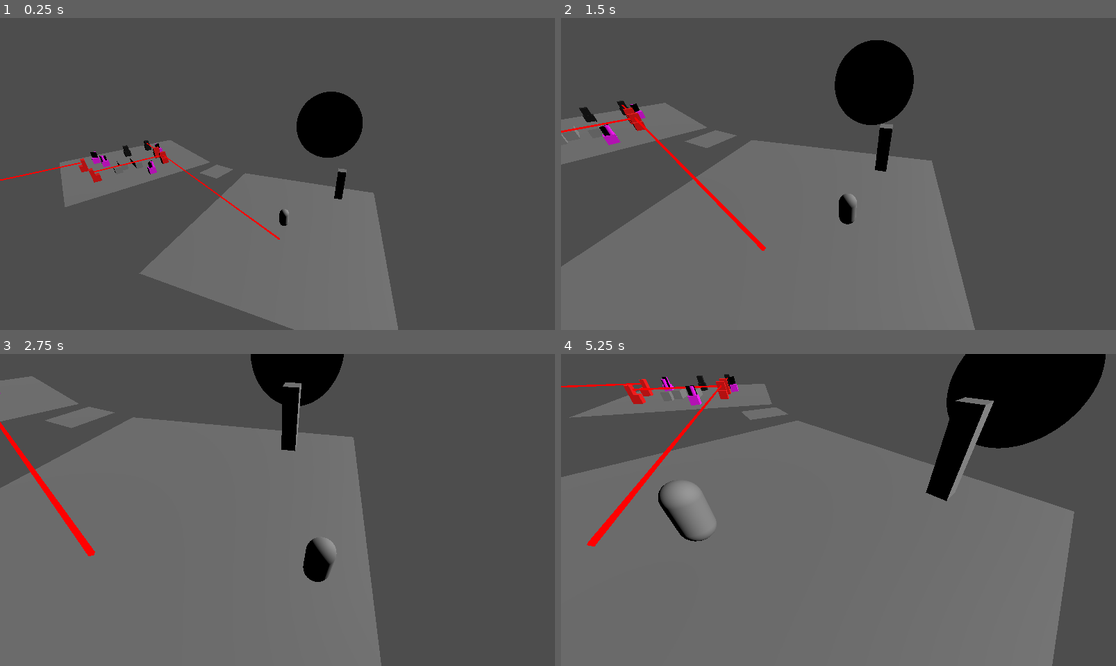
Above: before the commit, frames 1-4 (two rows, left to right).
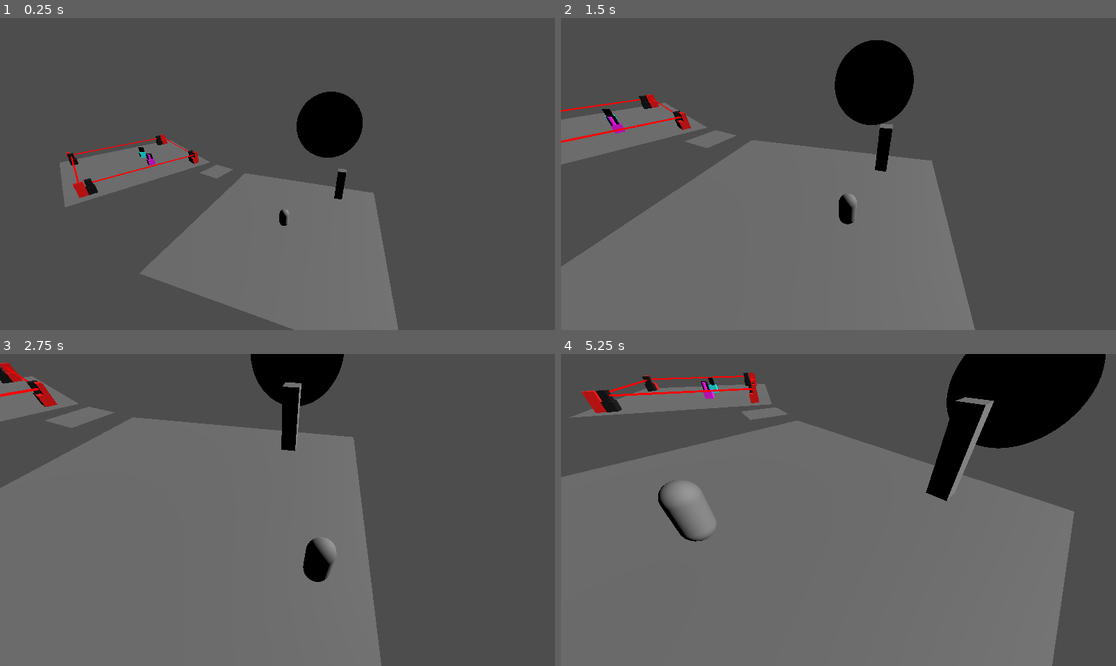
Above: after the commit, the same moments.

Repository: GreggSchaffter/gwj69project
Game: Godot game, scene res://scenes/game_world.tscn
Same seed, same stepped clock (60 frames per second), same inputs: the game is played once before the commit and once after it.
Inputs:
- Up to frame 1 (0.25 s): no input
- Up to frame 2 (1.5 s): hold D (right) 0.53-1.28 s; hold E (interact) 0.53-1.28 s; tap Space (jump) at 0.77 s; hold S (down) from 1.28 s (still down); tap E (interact) at 1.35 s
- Up to frame 3 (2.75 s): tap Space (jump) at 1.52 s; release S (down) at 2.03 s; hold D (right) from 2.03 s (still down); hold E (interact) from 2.03 s (still down)
- Up to frame 4 (5.25 s): release D (right) at 2.78 s; release E (interact) at 2.78 s; hold W (up) 2.78-3.53 s; tap E (interact) at 2.85, 4.35 s; tap Space (jump) at 3.02, 3.77, 4.52 s; hold E (interact) 3.53-4.28 s; hold A (left) 3.53-5.03 s; hold S (down) from 5.03 s (still down); hold E (interact) from 5.03 s (still down)

The runs differ from the first frame. In frame 1, 1.2% of the frame differs, in the area x 0-51%, y 37-72%; in frame 2, 1.4%; in frame 3, 1.0%; in frame 4, 2.1%, in the area x 0-36%, y 6-62%.

Commit message:
Tried (and failed) to make a double sided mirror

Diff:
--- a/puzzles/laser puzzle/Mirror.gd
+++ b/puzzles/laser puzzle/Mirror.gd
@@ -15,9 +15,15 @@
 		deactivate(plus_z)
 	if time_since_minus_x > 0:
 		deactivate(minus_x)
+	if time_since_plus_x > 0:
+		deactivate(plus_x)
+	if time_since_minus_z > 0:
+		deactivate(minus_z)
 
 	time_since_plus_z += 1
 	time_since_minus_x += 1
+	time_since_plus_x += 1
+	time_since_minus_z += 1
 
 func reflect(laser_rot):
 	var from_rot = laser_rot - get_parent().global_rotation
@@ -30,6 +36,12 @@
 	elif test(deg, -270):
 		activate(minus_x)
 		time_since_minus_x = 0
+	if test(deg, 0):
+		activate(plus_x)
+		time_since_plus_x = 0
+	elif test(deg, 360):
+		activate(minus_z)
+		time_since_minus_z = 0
 
 func test(deg, test):
 	var a = deg == test
--- a/puzzles/laser puzzle/MovableBlock.gd
+++ b/puzzles/laser puzzle/MovableBlock.gd
@@ -19,9 +19,6 @@
 	force_grid()
 
 func _process(_delta):
-	if moving:
-		return
-
 	if has_player(plus_x):
 		move(Vector3.RIGHT)
 	elif has_player(minus_x):
@@ -32,6 +29,9 @@
 		move(Vector3.BACK)
 
 func move(dir):
+	if moving:
+		return
+
 	# Use a shapecast in order to make sure that the box is not moving into another box
 	box_cast.target_position = dir * STEP_SIZE
 	box_cast.force_shapecast_update()
--- a/puzzles/laser puzzle/laser_room.tscn
+++ b/puzzles/laser puzzle/laser_room.tscn
@@ -1,7 +1,7 @@
 [gd_scene load_steps=9 format=3 uid="uid://dyljlrb6vn1yy"]
 
 [ext_resource type="Script" path="res://scripts/CameraActivator.gd" id="1_1x0yd"]
-[ext_resource type="PackedScene" uid="uid://byj1h01xr5t52" path="res://puzzles/laser puzzle/movable_block.tscn" id="2_5gi8q"]
+[ext_resource type="PackedScene" uid="uid://cqn50q2w5e3dg" path="res://puzzles/laser puzzle/objects/two_sided_mirror.tscn" id="2_t8dlx"]
 [ext_resource type="PackedScene" uid="uid://1ciovxvkhwjq" path="res://puzzles/laser puzzle/objects/laser_emitter.tscn" id="3_q0jic"]
 [ext_resource type="PackedScene" uid="uid://b2alcsctijseq" path="res://puzzles/laser puzzle/objects/laser_blocker.tscn" id="4_yb0pg"]
 [ext_resource type="PackedScene" uid="uid://d0xv1ar0230t7" path="res://puzzles/laser puzzle/objects/basic_mirror.tscn" id="5_kun1h"]
@@ -39,57 +39,34 @@
 
 [node name="Blocks" type="Node3D" parent="."]
 
-[node name="MovableBlock2" parent="Blocks" instance=ExtResource("2_5gi8q")]
-transform = Transform3D(1, 0, 0, 0, 1, 0, 0, 0, 1, -2, 0, 0)
-
-[node name="MovableBlock" parent="Blocks" instance=ExtResource("2_5gi8q")]
-
-[node name="MovableBlock3" parent="Blocks" instance=ExtResource("2_5gi8q")]
-transform = Transform3D(1, 0, 0, 0, 1, 0, 0, 0, 1, -2, 0, 1)
-
-[node name="MovableBlock4" parent="Blocks" instance=ExtResource("2_5gi8q")]
-transform = Transform3D(1, 0, 0, 0, 1, 0, 0, 0, 1, 0, 0, 1)
-
-[node name="MovableBlock5" parent="Blocks" instance=ExtResource("2_5gi8q")]
-transform = Transform3D(1, 0, 0, 0, 1, 0, 0, 0, 1, -2, 0, 2)
-
-[node name="MovableBlock6" parent="Blocks" instance=ExtResource("2_5gi8q")]
-transform = Transform3D(1, 0, 0, 0, 1, 0, 0, 0, 1, 0, 0, 2)
-
-[node name="MovableBlock7" parent="Blocks" instance=ExtResource("2_5gi8q")]
-transform = Transform3D(1, 0, 0, 0, 1, 0, 0, 0, 1, -3, 0, 3)
-
-[node name="MovableBlock8" parent="Blocks" instance=ExtResource("2_5gi8q")]
-transform = Transform3D(1, 0, 0, 0, 1, 0, 0, 0, 1, 0, 0, 3)
+[node name="TwoSidedMirror" parent="Blocks" instance=ExtResource("2_t8dlx")]
+transform = Transform3D(1, 0, 0, 0, 1, 0, 0, 0, 1, 2, 0, -2)
 
 [node name="LaserEmitter" parent="Blocks" instance=ExtResource("3_q0jic")]
-transform = Transform3D(1, 0, 0, 0, 1, 0, 0, 0, 1, 4, 0, 4)
+transform = Transform3D(1, 0, 0, 0, 1, 0, 0, 0, 1, 8, 0, -8)
 
 [node name="LaserEmitter2" parent="Blocks" instance=ExtResource("3_q0jic")]
-transform = Transform3D(-4.37114e-08, 0, -1, 0, 1, 0, 1, 0, -4.37114e-08, -7, 0, -2)
+transform = Transform3D(-4.37114e-08, 0, 1, 0, 1, 0, -1, 0, -4.37114e-08, -8, 0, -8)
+
+[node name="LaserEmitter3" parent="Blocks" instance=ExtResource("3_q0jic")]
+transform = Transform3D(-1, 0, -8.74228e-08, 0, 1, 0, 8.74228e-08, 0, -1, -8, 0, 8)
+
+[node name="LaserEmitter4" parent="Blocks" instance=ExtResource("3_q0jic")]
+transform = Transform3D(1.31134e-07, 0, -1, 0, 1, 0, 1, 0, 1.31134e-07, 8, 0, 8)
 
 [node name="LaserBlocker" parent="Blocks" instance=ExtResource("4_yb0pg")]
-transform = Transform3D(1, 0, 0, 0, 1, 0, 0, 0, 1, 4, 0, -6)
+transform = Transform3D(1, 0, 0, 0, 1, 0, 0, 0, 1, -7, 0, 8)
 
 [node name="LaserBlocker2" parent="Blocks" instance=ExtResource("4_yb0pg")]
-transform = Transform3D(1, 0, 0, 0, 1, 0, 0, 0, 1, 0, 0, -5)
+transform = Transform3D(1, 0, 0, 0, 1, 0, 0, 0, 1, -8, 0, -7)
+
+[node name="LaserBlocker3" parent="Blocks" instance=ExtResource("4_yb0pg")]
+transform = Transform3D(1, 0, 0, 0, 1, 0, 0, 0, 1, 7, 0, -8)
+
+[node name="LaserBlocker4" parent="Blocks" instance=ExtResource("4_yb0pg")]
+transform = Transform3D(1, 0, 0, 0, 1, 0, 0, 0, 1, 8, 0, 7)
 
 [node name="BasicMirror" parent="Blocks" instance=ExtResource("5_kun1h")]
-transform = Transform3D(1, 0, 0, 0, 1, 0, 0, 0, 1, -5, 0, -5)
-
-[node name="BasicMirror2" parent="Blocks" instance=ExtResource("5_kun1h")]
-transform = Transform3D(-4.37114e-08, 0, 1, 0, 1, 0, -1, 0, -4.37114e-08, 5, 0, -2)
-
-[node name="LaserEmitter3" parent="Blocks" instance=ExtResource("3_q0jic")]
-transform = Transform3D(-1, 0, 8.74228e-08, 0, 1, 0, -8.74228e-08, 0, -1, 4, 0, 0)
-
-[node name="LaserEmitter4" parent="Blocks" instance=ExtResource("3_q0jic")]
-transform = Transform3D(-4.37114e-08, 0, 1, 0, 1, 0, -1, 0, -4.37114e-08, -6, 0, 4)
-
-[node name="BasicMirror3" parent="Blocks" instance=ExtResource("5_kun1h")]
-transform = Transform3D(-1, 0, -8.74228e-08, 0, 1, 0, 8.74228e-08, 0, -1, -4, 0, -2)
-
-[node name="BasicMirror4" parent="Blocks" instance=ExtResource("5_kun1h")]
-transform = Transform3D(-4.37114e-08, 0, -1, 0, 1, 0, 1, 0, -4.37114e-08, 1, 0, 7)
+transform = Transform3D(-1, 0, 8.74228e-08, 0, 1, 0, -8.74228e-08, 0, -1, 2, 0, 3)
 
 [connection signal="body_entered" from="CameraActivator" to="CameraActivator" method="_on_body_entered"]
--- /dev/null
+++ b/puzzles/laser puzzle/mirror.tscn
@@ -0,0 +1,6 @@
+[gd_scene load_steps=2 format=3 uid="uid://bwhff16qho8wq"]
+
+[ext_resource type="Script" path="res://puzzles/laser puzzle/Mirror.gd" id="1_ajnop"]
+
+[node name="Mirror" type="Node"]
+script = ExtResource("1_ajnop")
--- a/puzzles/laser puzzle/objects/basic_mirror.tscn
+++ b/puzzles/laser puzzle/objects/basic_mirror.tscn
@@ -1,7 +1,7 @@
 [gd_scene load_steps=12 format=3 uid="uid://d0xv1ar0230t7"]
 
 [ext_resource type="PackedScene" uid="uid://byj1h01xr5t52" path="res://puzzles/laser puzzle/movable_block.tscn" id="1_luhfd"]
-[ext_resource type="Script" path="res://puzzles/laser puzzle/Mirror.gd" id="2_or7nr"]
+[ext_resource type="PackedScene" uid="uid://bwhff16qho8wq" path="res://puzzles/laser puzzle/mirror.tscn" id="2_mq1g7"]
 [ext_resource type="PackedScene" uid="uid://qihhrt4cuecd" path="res://puzzles/laser puzzle/laser.tscn" id="3_31563"]
 
 [sub_resource type="StandardMaterial3D" id="StandardMaterial3D_poqab"]
@@ -41,8 +41,7 @@
 [node name="MeshInstance3D" parent="MovableBlock/AnimatableBody3D" index="0"]
 mesh = SubResource("BoxMesh_4bh7v")
 
-[node name="Mirror" type="Node" parent="MovableBlock/AnimatableBody3D" index="7" node_paths=PackedStringArray("plus_z", "minus_x")]
-script = ExtResource("2_or7nr")
+[node name="Mirror" parent="MovableBlock/AnimatableBody3D" index="7" node_paths=PackedStringArray("plus_z", "minus_x") instance=ExtResource("2_mq1g7")]
 plus_z = [NodePath("../Laser2")]
 minus_x = [NodePath("../Laser")]
 
--- /dev/null
+++ b/puzzles/laser puzzle/objects/two_sided_mirror.tscn
@@ -0,0 +1,65 @@
+[gd_scene load_steps=9 format=3 uid="uid://cqn50q2w5e3dg"]
+
+[ext_resource type="PackedScene" uid="uid://byj1h01xr5t52" path="res://puzzles/laser puzzle/movable_block.tscn" id="1_6b1kk"]
+[ext_resource type="PackedScene" uid="uid://qihhrt4cuecd" path="res://puzzles/laser puzzle/laser.tscn" id="2_gn7ql"]
+[ext_resource type="PackedScene" uid="uid://bwhff16qho8wq" path="res://puzzles/laser puzzle/mirror.tscn" id="2_nocgm"]
+
+[sub_resource type="StandardMaterial3D" id="StandardMaterial3D_10ibc"]
+albedo_color = Color(0, 1, 1, 1)
+
+[sub_resource type="BoxMesh" id="BoxMesh_i5hp4"]
+material = SubResource("StandardMaterial3D_10ibc")
+
+[sub_resource type="StandardMaterial3D" id="StandardMaterial3D_d8lq0"]
+metallic = 1.0
+roughness = 0.0
+
+[sub_resource type="BoxMesh" id="BoxMesh_yp3kv"]
+material = SubResource("StandardMaterial3D_d8lq0")
+size = Vector3(1, 1, 0)
+
+[sub_resource type="BoxShape3D" id="BoxShape3D_oiwd8"]
+size = Vector3(1, 1, 0)
+
+[node name="TwoSidedMirror" type="Node3D"]
+
+[node name="MovableBlock" parent="." instance=ExtResource("1_6b1kk")]
+
+[node name="MeshInstance3D" parent="MovableBlock/AnimatableBody3D" index="0"]
+mesh = SubResource("BoxMesh_i5hp4")
+
+[node name="MeshInstance3D2" type="MeshInstance3D" parent="MovableBlock/AnimatableBody3D" index="7"]
+transform = Transform3D(0.707107, 0, -0.707107, 0, 1, 0, 0.707107, 0, 0.707107, 0, 1.5, 0)
+mesh = SubResource("BoxMesh_yp3kv")
+
+[node name="Collision" type="CollisionShape3D" parent="MovableBlock/AnimatableBody3D" index="8"]
+transform = Transform3D(0.707107, 0, -0.707107, 0, 1, 0, 0.707107, 0, 0.707107, 0, 1.5, 0)
+shape = SubResource("BoxShape3D_oiwd8")
+
+[node name="Mirror" parent="MovableBlock/AnimatableBody3D" index="9" node_paths=PackedStringArray("plus_x", "plus_z", "minus_x", "minus_z") instance=ExtResource("2_nocgm")]
+plus_x = [NodePath("../Laser3")]
+plus_z = [NodePath("../Laser2")]
+minus_x = [NodePath("../Laser")]
+minus_z = [NodePath("../Laser4")]
+
+[node name="Laser" parent="MovableBlock/AnimatableBody3D" index="10" node_paths=PackedStringArray("body") instance=ExtResource("2_gn7ql")]
+transform = Transform3D(1, 0, 0, 0, 1, 0, 0, 0, 1, 0, 1.5, 0)
+visible = false
+body = NodePath("..")
+
+[node name="Laser2" parent="MovableBlock/AnimatableBody3D" index="11" node_paths=PackedStringArray("body") instance=ExtResource("2_gn7ql")]
+transform = Transform3D(-4.37114e-08, 0, -1, 0, 1, 0, 1, 0, -4.37114e-08, 0, 1.5, 0)
+visible = false
+body = NodePath("..")
+
+[node name="Laser3" parent="MovableBlock/AnimatableBody3D" index="12" node_paths=PackedStringArray("body") instance=ExtResource("2_gn7ql")]
+transform = Transform3D(-1, 0, 8.74228e-08, 0, 1, 0, -8.74228e-08, 0, -1, 0, 1.5, 0)
+visible = false
+body = NodePath("..")
+
+[node name="Laser4" parent="MovableBlock/AnimatableBody3D" index="13" node_paths=PackedStringArray("body") instance=ExtResource("2_gn7ql")]
+transform = Transform3D(1.31134e-07, 0, 1, 0, 1, 0, -1, 0, 1.31134e-07, 0, 1.5, 0)
+visible = false
+body = NodePath("..")
+
+[editable path="MovableBlock"]
